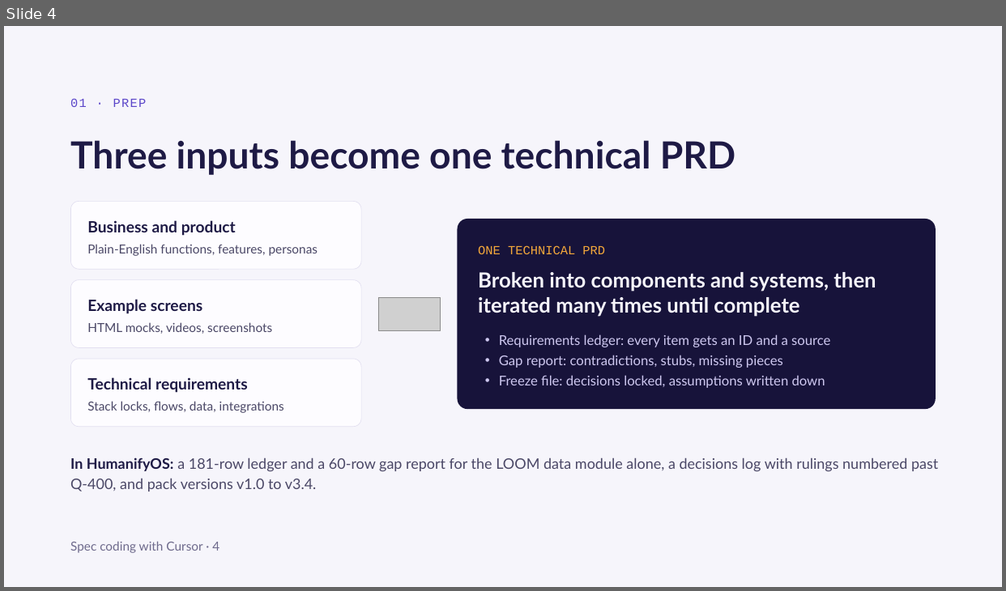
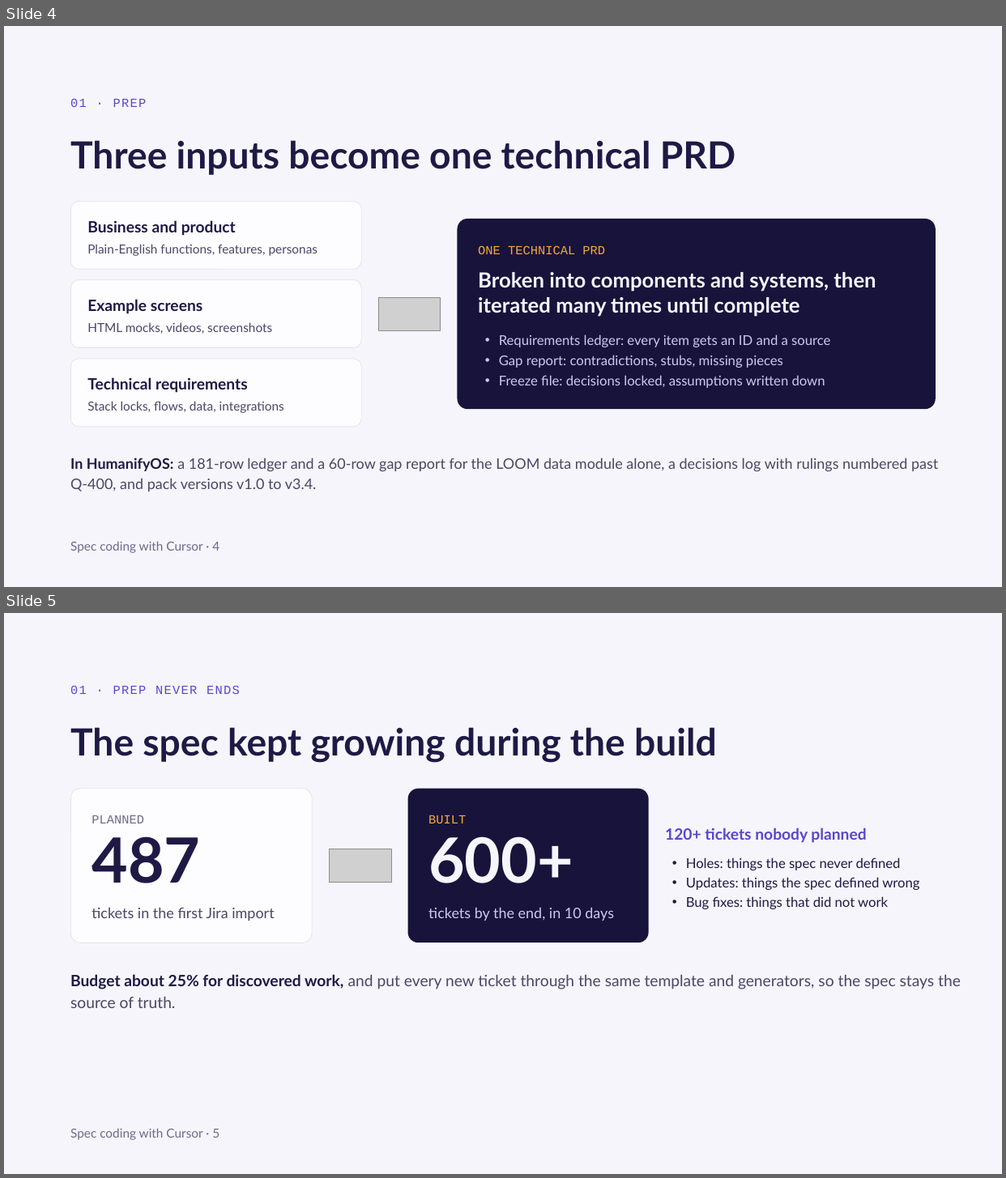
Before and after one commit to smlsr/spec, a slide deck: Spec Coding with Cursor.pptx. Shown one above the other, each under a label of ours: slide 4 before the commit, slides 4 and 5 after it. The pictures are 1006x591 and 1006x1178 pixels, drawn with LibreOffice and Linux fonts; fonts in the diff are those of the drawing; grey boxes stand for pictures. Boxes give left, top, right and bottom in pixels: in the first picture for what was removed or moved away, otherwise in the second. Text is boxed around its words. In the diff, an @@ line names an element or a change of style, - is before the commit and + after.

```diff
--- a/Spec Coding with Cursor.pptx
+++ b/Spec Coding with Cursor.pptx
@@ slide 5 added at (4, 613, 1002, 1174), background #F6F5FB @@
@@ text added at (70, 685, 240, 694), 12 pt, text #5B46C9 @@
+01 · PREP NEVER ENDS
@@ title added at (70, 727, 717, 762), 36 pt, text #1E1A45, bold @@
+The spec kept growing during the build
@@ rounded rectangle added at (70, 788, 312, 943), fill #FDFCFF, outline #E2DFF0 0.5 pt @@
@@ rounded rectangle added at (408, 789, 650, 943), fill #17133A @@
@@ text added at (91, 815, 144, 824), 12 pt, text #6E6A8C @@
+PLANNED
@@ text added at (428, 815, 466, 824), 12 pt, text #F4A83A @@
+BUILT
@@ text added at (665, 828, 866, 843), 15 pt, text #5B46C9, bold @@
+120+ tickets nobody planned
@@ text added at (91, 837, 200, 884), 60 pt, text #1E1A45, bold @@
+487
@@ picture added at (329, 849, 391, 882) @@
@@ text added at (428, 837, 573, 884), 60 pt, text #F6F5FB, bold @@
+600+
@@ text added at (686, 858, 919, 909), 13 pt, text #1E1A45 @@
+• Holes: things the spec never defined
+• Updates: things the spec defined wrong
+• Bug fixes: things that did not work
@@ text added at (91, 907, 274, 921), 14 pt, text #4A4766 @@
+tickets in the first Jira import
@@ text added at (428, 907, 614, 921), 14 pt, text #CEC8F0 @@
+tickets by the end, in 10 days
@@ text added at (70, 974, 961, 1008), 15 pt, text #4A4766 @@
+Budget about 25% for discovered work, and put every new ticket through the same template and generators, so the spec stays the source of truth.
@@ text added at (70, 1128, 219, 1140), 12 pt, text #6E6A8C @@
+Spec coding with Cursor · 5
```
Also in this commit, not shown: 17 slides changed, 2 other files.
